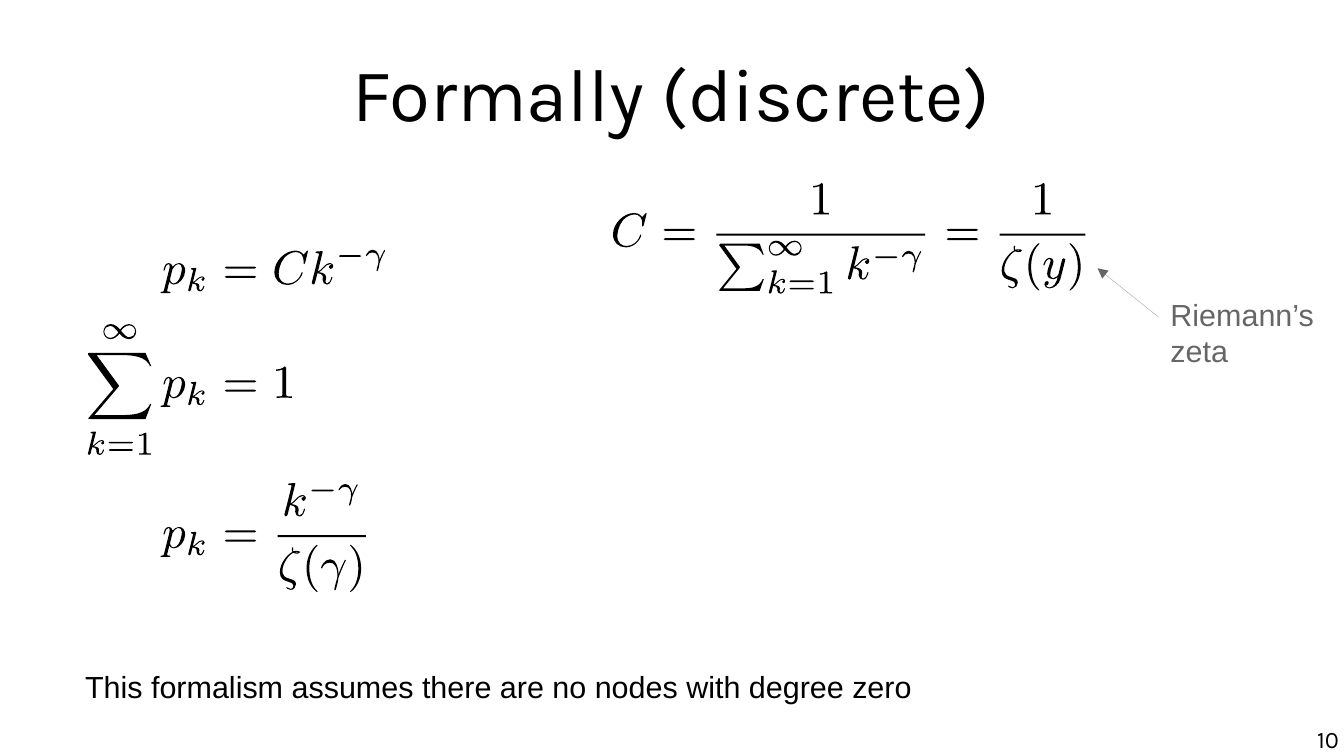
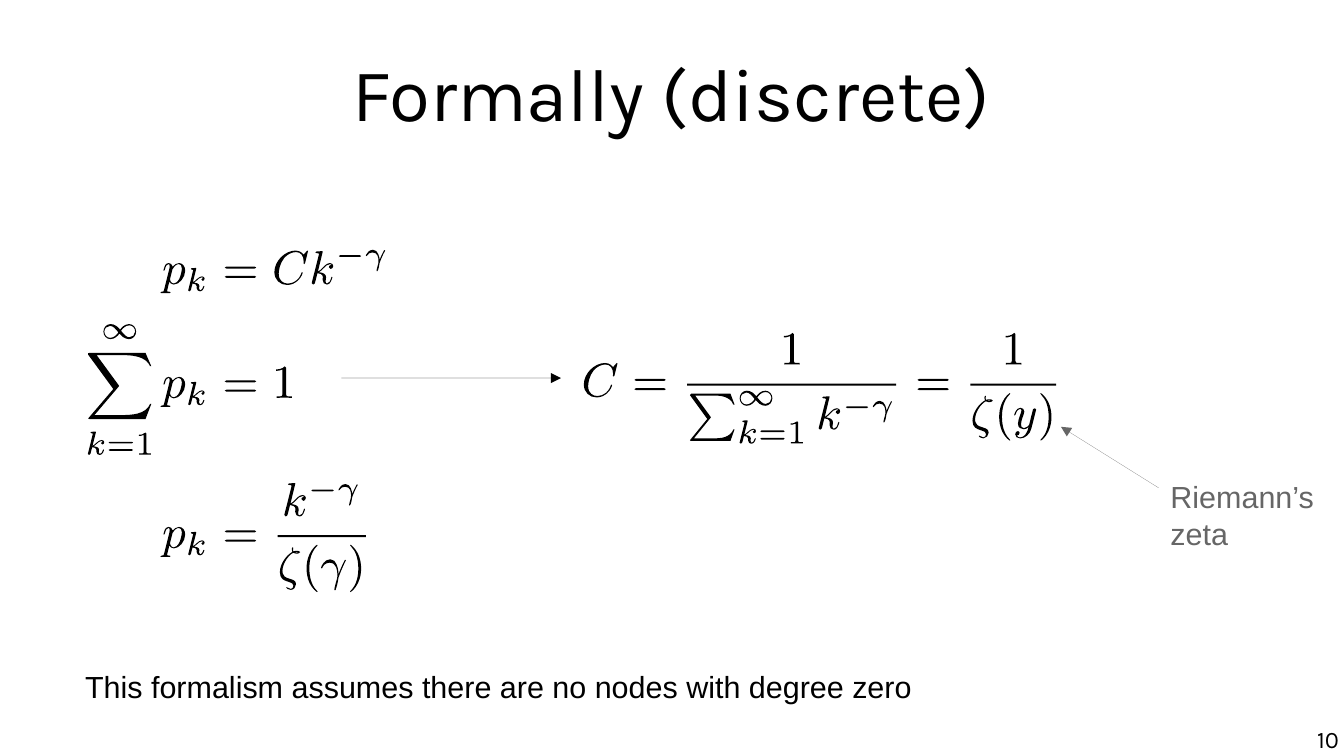
Before and after one commit to chatox/networks-science-course, a slide deck: slide 10 of theory/tt04_scale_free_networks.odp. Drawn at 1344x756 pixels with LibreOffice and Linux fonts; fonts in the diff are those of the drawing. Boxes give left, top, right and bottom in pixels: in the first picture for what was removed or moved away, otherwise in the second. Text is boxed around its words. In the diff, an @@ line names an element or a change of style, - is before the commit and + after.

```diff
--- a/theory/tt04_scale_free_networks.odp
+++ b/theory/tt04_scale_free_networks.odp
@@ arrow removed from (1159, 317) to (1098, 268) @@
@@ freeform shape resized from (x1=768, y1=271, x2=784, y2=294) to (x1=784, y1=333, x2=800, y2=365) @@
@@ freeform shape resized from (x1=1044, y1=257, x2=1066, y2=288) to (x1=1006, y1=333, x2=1022, y2=365) @@
@@ arrow added from (341, 378) to (561, 378), #000000 0 pt @@
@@ 14 freeform shapes moved together from (x1=611, y1=184, x2=1085, y2=294) to (x1=582, y1=334, x2=1056, y2=444) @@
@@ freeform shape moved from (x1=1070, y1=243, x2=1081, y2=290) to (x1=999, y1=393, x2=1010, y2=440) @@
@@ freeform shape resized from (x1=1035, y1=183, x2=1051, y2=215) to (x1=1015, y1=407, x2=1037, y2=438) @@
@@ freeform shape moved from (x1=1028, y1=243, x2=1039, y2=290) to (x1=1040, y1=393, x2=1051, y2=440) @@
@@ freeform shape resized from (x1=813, y1=183, x2=829, y2=215) to (x1=740, y1=421, x2=756, y2=444) @@
@@ arrow added from (1159, 488) to (1061, 427), #666666 0 pt @@
@@ text "Riemann’s zeta" moved from (x1=1170, y1=304, x2=1313, y2=362) to (x1=1170, y1=486, x2=1313, y2=545) @@
```
Also in this commit, not shown: 16 other slides changed, 4 other files.
